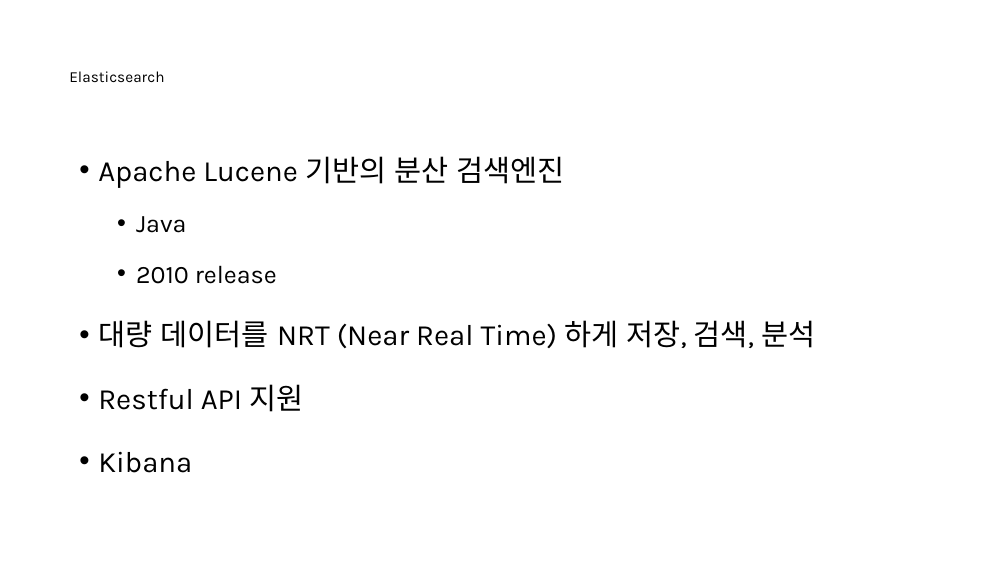
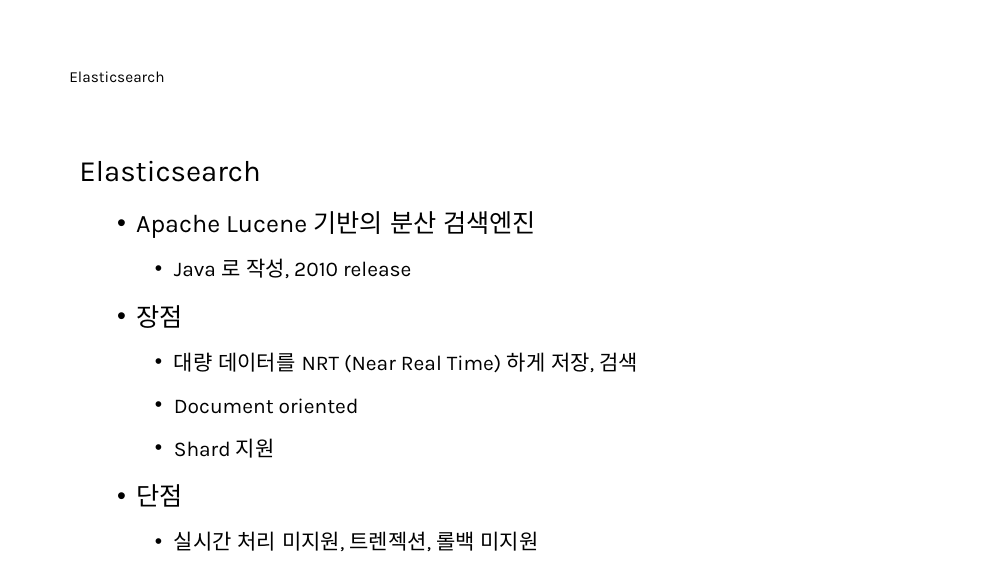
Before and after one commit to nayasis/fastcampus-hyper-webflux, a slide deck: slide 14 of 99.ppt/[Ch4-8. 결제 서비스 기능확장.pptx (slide 15 before the commit). Drawn at 1008x567 pixels with LibreOffice and Linux fonts; fonts in the diff are those of the drawing; background and template pictures are left out. Boxes give left, top, right and bottom in pixels: in the first picture for what was removed or moved away, otherwise in the second. Text is boxed around its words. In the diff, an @@ line names an element or a change of style, - is before the commit and + after.

```diff
--- a/99.ppt/[Ch4-8. 결제 서비스 기능확장.pptx
+++ b/99.ppt/[Ch4-8. 결제 서비스 기능확장.pptx
@@ text at [79,161,261,182]: paragraph added @@
+Elasticsearch
@@ text at [136,211,536,238]: size 21 to 18 pt in "Apache Lucene 기반의 분산 검색엔진"; list level 1 to 2 in "Apache Lucene 기반의 분산 검색엔진" @@
@@ text at [136,258,638,551]: text changed; size 21 to 15 pt @@
-  • Java
-  • 2010 release
-• 대량 데이터를 NRT (Near Real Time) 하게 저장, 검색, 분석
-• Restful API 지원
-• Kibana
+    • Java 로 작성, 2010 release
+  • 장점
+    • 대량 데이터를 NRT (Near Real Time) 하게 저장, 검색
+    • Document oriented
+    • Shard 지원
+  • 단점
+    • 실시간 처리 미지원, 트렌젝션, 롤백 미지원
```
Also in this commit, not shown: 4 other slides changed, 1 slide added, 1 slide removed.
